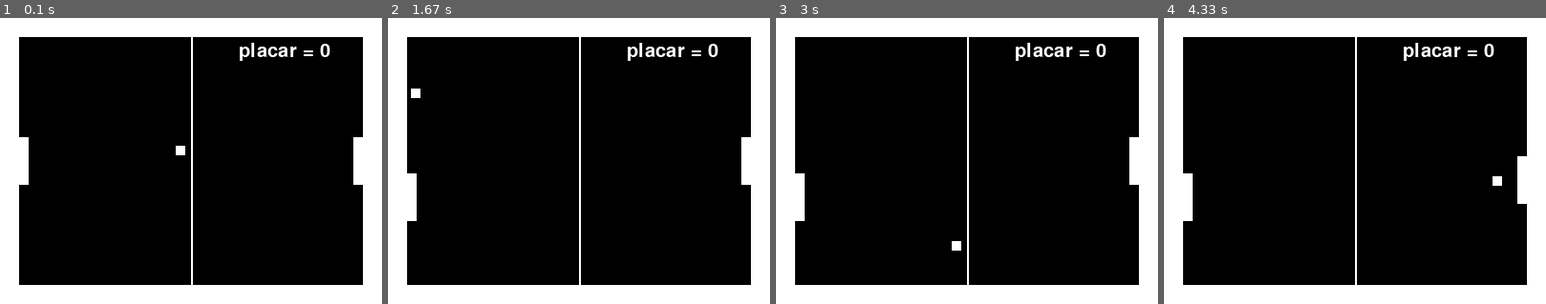
Above: before the commit, frames 1-4 (left to right).
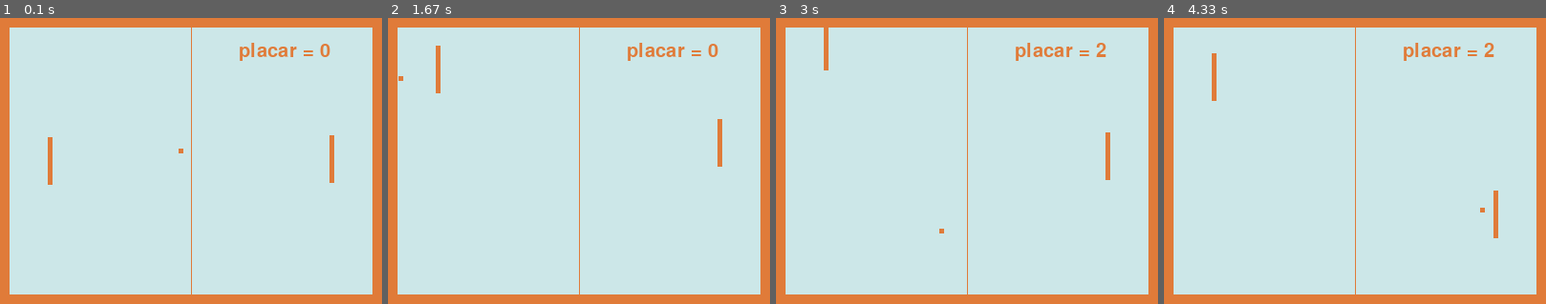
Above: after the commit, the same moments.

Repository: ebertti/python204
Game: pygame game, started from aula5/joguinho.py
The game is run twice, just before and just after one commit, with the same random seed, the same clock (stepped at 60 frames per second) and the same inputs.
Inputs (mouse positions are in pixels of both pictures, inside the frame that each line leads up to):
- Up to frame 1 (0.1 s): no input
- Up to frame 2 (1.67 s): hold Up 0.33-0.8 s; move the mouse to (563, 172) at 0.37 s; hold Down 0.83-1.13 s; hold Up 1.17-1.53 s; hold Down from 1.57 s (still down)
- Up to frame 3 (3 s): release Down at 1.93 s; hold Up 1.97-2.27 s; hold Down 2.3-2.6 s; hold Up from 2.63 s (still down)
- Up to frame 4 (4.33 s): release Up at 3 s; hold Down 3.03-3.4 s; hold Up 3.43-3.73 s; hold Down 3.77-4.07 s; hold Up from 4.1 s (still down)

The runs differ from the first frame. In frame 1, 100% of the frame differs, in the area x 0-100%, y 0-100%; in frame 2, 100%; in frame 3, 100%; in frame 4, 100%.

Commit message:
exercicios

Diff:
--- a/aula5/joguinho.py
+++ b/aula5/joguinho.py
@@ -8,16 +8,22 @@
 # Será utilizado para a velocidade do jogo
 FPS = 200
 # Valores para o desenho das paletas e do fundo
-LARGURA_LINHA = 10
+LARGURA_LINHA = 5
 PALETA_TAMANHO = 50
-PALETAOFFSET = 20
+PALETAOFFSET = 50
 
 # cores
-PRETO = (0, 0, 0)
-BRANCO = (255, 255, 255)
-
-
-# Função para desenhar o fundo
+PRETO = (204, 231, 232)
+BRANCO = (224, 123, 57)
+
+MOVIMENTO = {
+    'cima': False,
+    'baixo': False,
+    'fator': 1
+}
+
+
+# Função para desenhar o fundoplacar
 def desenhaArena():
     DISPLAYSURF.fill(PRETO)
     # Desenha a quadra
@@ -47,7 +53,10 @@
 # altera a direção da bola e retorna ela
 def moveBola(bola, bolaDirX, bolaDirY):
     bola.x += bolaDirX
-    bola.y += bolaDirY
+
+    if bola.x % MOVIMENTO['fator'] == 0:
+        bola.y += bolaDirY
+
     return bola
 
 
@@ -63,18 +72,31 @@
 
 def inteligenciaArtificial(bola, bolaDirX, paleta2):
     # Movimentar a paleta quando a bola vem em direção da paleta
-    if bolaDirX == 1:
-        if bola.x > LARGURA_TELA // 2:
+    if bola.x > LARGURA_TELA // 2:
+        if bola.x % 2 == 0:
             if paleta2.centery < bola.centery:
                 paleta2.y += 1
             else:
                 paleta2.y -= 1
+    elif bola.x > LARGURA_TELA // 4:
+        if bola.x % 5 == 0:
+            if paleta2.centery < bola.centery:
+                paleta2.y += 1
+            else:
+                paleta2.y -= 1
+
     return paleta2
 
 
 # Verifica a colisão da bola com a paleta1 ou paleta2
 def verificaColisaoBola(bola, paleta1, paleta2, bolaDirX):
     if bolaDirX == -1 and paleta1.right == bola.left and paleta1.top < bola.top and paleta1.bottom > bola.bottom:
+
+        if paleta1.centery < bola.centery:
+            MOVIMENTO['fator'] = 3
+        else:
+            MOVIMENTO['fator'] = 1
+
         return -1
     elif bolaDirX == 1 and paleta2.left == bola.right and paleta2.top < bola.top and paleta2.bottom > bola.bottom:
         return -1
@@ -89,11 +111,11 @@
         return 0
     # 1 ponto por acertar a bola
     elif bolaDirX == 1 and paleta1.right == bola.left and paleta1.top < bola.top and paleta1.bottom > bola.bottom:
-        placar += 1
+        placar += 2
         return placar
     # 10 pontos se vencer a paleta do computador
     elif bola.right == LARGURA_TELA - LARGURA_LINHA:
-        placar += 10
+        placar += 5
         return placar
     # retorna o mesmo placar se nenhum ponto foi adicionado
     else:
@@ -109,6 +131,14 @@
 
 
 # Função principal
+def movimentarPaleta(paleta):
+
+    if MOVIMENTO['cima']:
+        paleta.y -= 2
+
+    if MOVIMENTO['baixo']:
+        paleta.y += 2
+
 def main():
     placar = 0
     pygame.init()
@@ -153,9 +183,12 @@
             if event.type == QUIT:
                 pygame.quit()
                 sys.exit()
-            elif event.type == MOUSEMOTION:
-                mouseX, mouseY = event.pos
-                paleta1.y = mouseY
+            elif event.type in (KEYDOWN, KEYUP):
+                teclado = pygame.key.get_pressed()
+                MOVIMENTO['baixo'] = teclado[K_DOWN]
+                MOVIMENTO['cima'] = teclado[K_UP]
+
+        movimentarPaleta(paleta1)
 
         desenhaArena()
         desenhaPaleta(paleta1)
